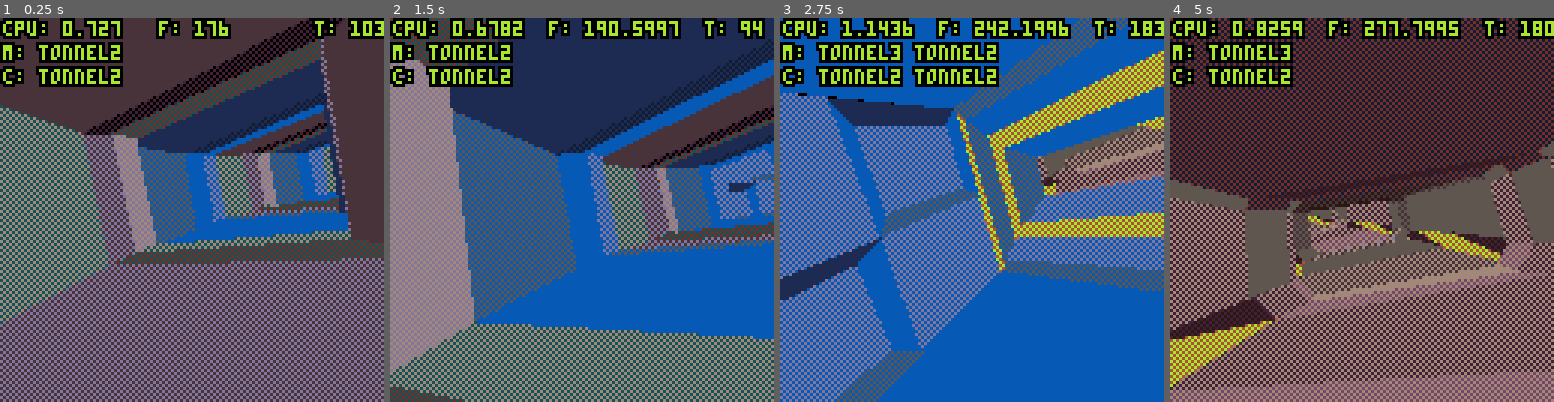
Above: before the commit, frames 1-4 (left to right).
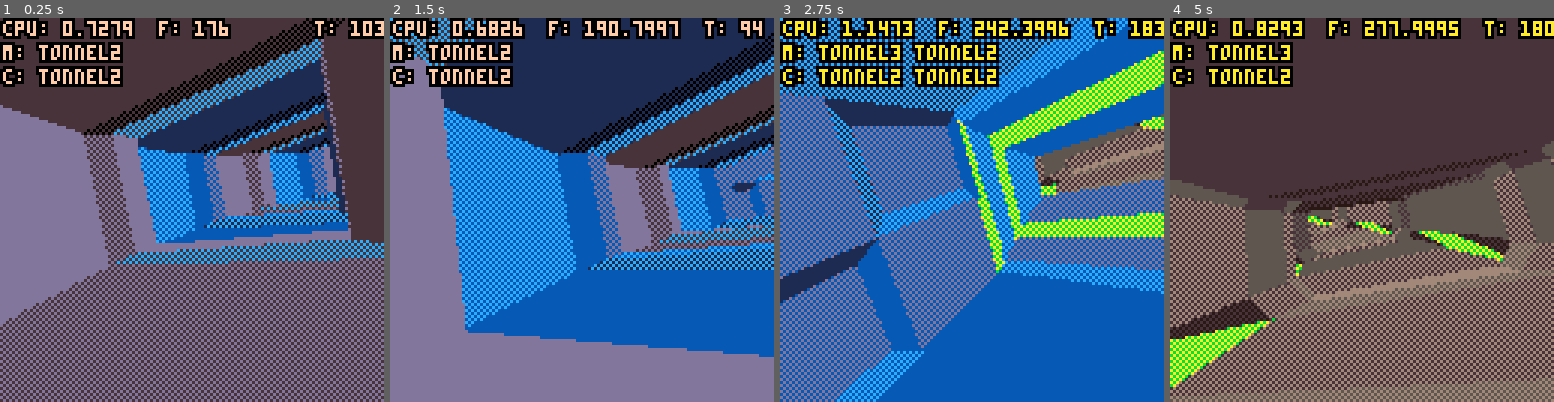
Above: after the commit, the same moments.

Repository: Megus/piconiccc
Game: PICO-8 cartridge pico8/piconiccc.p8
Same seed, same stepped clock (60 frames per second), same inputs: the game is played once before the commit and once after it.
Inputs:
- Up to frame 1 (0.25 s): no input
- Up to frame 2 (1.5 s): no input
- Up to frame 3 (2.75 s): hold Right 1.6-2.1 s; hold Right from 2.47 s (still down)
- Up to frame 4 (5 s): release Right at 3.03 s; hold Left 3.08-3.58 s; hold Right 4.02-4.68 s

The runs differ from the first frame. In frame 1, 31% of the frame differs, in the area x 0-100%, y 0-80%; in frame 2, 47%, in the area x 0-100%, y 0-100%; in frame 3, 22%; in frame 4, 47%.

Commit message:
8-color palettes for models

Diff:
--- a/pico8/colors.lua
+++ b/pico8/colors.lua
@@ -1,4 +1 @@
-colors = {
-palette = {129,128,1,130,133,131,132,140,136,141,5,4,13,134,138},
-colors = {},
-}
+colors = {{1,133,140,13,11,12,10},{128,133,132,5,11,134,10},{128,133,5,3,4,11,10},{128,133,8,3,13,11,10},{128,133,132,5,3,4,134},{133,131,141,3,139,134,6},{129,130,131,141,13,11,10}}
--- a/pico8/main.lua
+++ b/pico8/main.lua
@@ -5,9 +5,9 @@
   frame = 173
   dframe = 0
 
-  for i = 1, #colors.palette do
-    pal(i, colors.palette[i], 1)
-  end
+  pal(0, 0, 1)
+  pal(8, 0, 1)
+
 end
 
 function _update60()
@@ -18,6 +18,18 @@
     frame -= 1
   else
     frame += 0.2
+  end
+end
+
+function set_palette(pn)
+  if pn & 1 == 1 then
+    for i = 1, #colors[pn] do
+      pal(i, colors[pn][i], 1)
+    end
+  else
+    for i = 1, #colors[pn] do
+      pal(i + 8, colors[pn][i], 1)
+    end
   end
 end
 
@@ -34,6 +46,7 @@
       models = models .. renderlist[c] .. " "
       camera = campath[renderlist[c + 1]]
       cameras = cameras .. renderlist[c + 1] .. " "
+      set_palette(model.pal)
       set_cam_idx()
       spline_cam()
       if renderlist[c] == "rotorin" then
--- a/pico8/objects.lua
+++ b/pico8/objects.lua
@@ -8,6 +8,7 @@
 fn = 300,
 fstart = 1190,
 fend = 1350,
+pal = 7,
 },
 arch2 = {
 o = {-6.146827070135611,-1.76875,3},
@@ -18,6 +19,7 @@
 fn = 188,
 fstart = 925,
 fend = 1193,
+pal = 6,
 },
 arch1 = {
 o = {-4.5,-2,-4.5},
@@ -28,6 +30,7 @@
 fn = 193,
 fstart = 723,
 fend = 941,
+pal = 5,
 },
 tonnel4 = {
 o = {0.6953063837295207,-4.597456606022781,0.695306383729521},
@@ -38,6 +41,7 @@
 fn = 160,
 fstart = 500,
 fend = 723,
+pal = 4,
 },
 rotor = {
 o = {-1.847759065022574,-3.4499999999999997,-1.847759065022574},
@@ -48,6 +52,7 @@
 fn = 174,
 fstart = 315,
 fend = 600,
+pal = 3,
 },
 rotorin = {
 o = {-0.5543277195067722,-3.4499999999999997,-0.5543277195067722},
@@ -58,6 +63,7 @@
 fn = 144,
 fstart = 315,
 fend = 600,
+pal = 3,
 },
 tonnel3 = {
 o = {14.38998396990835,-0.42331596311066766,3.924052008834545},
@@ -68,6 +74,7 @@
 fn = 216,
 fstart = 215,
 fend = 350,
+pal = 2,
 },
 tonnel2 = {
 o = {-2,-1.330029709248694,-0.04013442120787611},
@@ -78,5 +85,6 @@
 fn = 228,
 fstart = 173,
 fend = 276,
+pal = 1,
 },
 }
Not shown, changed: 82 lines of the sprite sheet (__gfx__) section of pico8/piconiccc.p8
Not shown, changed: buildsystem/model_compressor.js
Not shown, changed: buildsystem/palette_builder.js
